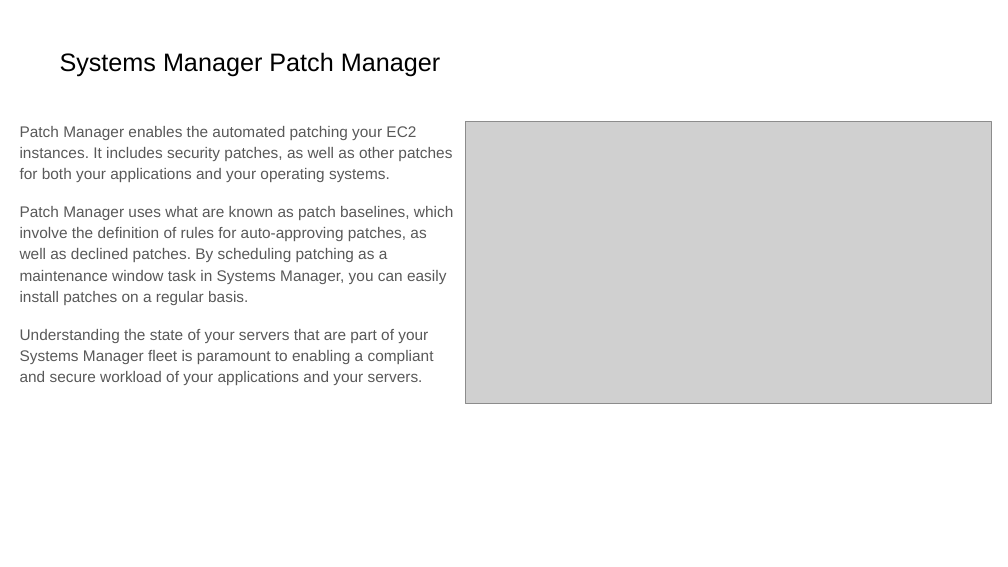
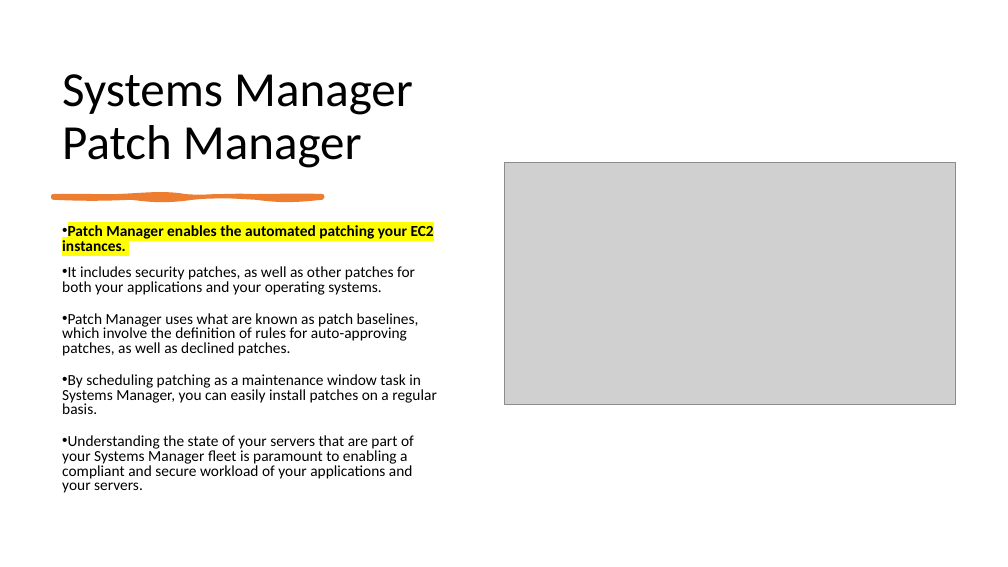
Before and after one commit to IlyaChakun/aws-iba-courses, a slide deck: slide 17 of lecture-materials/Managment&Governance/System-Manager/ssm.pptx (slide 12 before the commit). Drawn at 1008x567 pixels with LibreOffice and Linux fonts; fonts in the diff are those of the drawing; grey boxes stand for pictures. Boxes give left, top, right and bottom in pixels: in the first picture for what was removed or moved away, otherwise in the second. Text is boxed around its words. In the diff, an @@ line names an element or a change of style, - is before the commit and + after.

```diff
--- a/lecture-materials/Managment&Governance/System-Manager/ssm.pptx
+++ b/lecture-materials/Managment&Governance/System-Manager/ssm.pptx
@@ title "Systems Manager Patch Manager": place and size @@
-title "Systems Manager Patch Manager" at [60,52,440,77]
+title "Systems Manager Patch Manager" at [62,74,413,168]
@@ title "Systems Manager Patch Manager" at [62,74,413,168]: size 18 to 35 pt, font Arial to Calibri; vertical alignment middle to bottom @@
@@ picture: place and size @@
-picture at [465,122,991,404]
+picture at [504,162,956,404]
@@ freeform shape added at [53,197,323,198], fill #ED7D31, outline #ED7D31 3 pt @@
@@ text "Patch Manager enables the automated ...": place and size @@
-text "Patch Manager enables the automated ..." at [20,126,453,385]
+text "Patch Manager enables the automated ..." at [62,225,436,493]
@@ text at [62,225,436,414]: text changed; font Arial to Calibri; text colour #595959 to #000000 @@
-Patch Manager enables the automated patching your EC2 instances. It includes security patches, as well as other patches for both your applications and your operating systems.
-Patch Manager uses what are known as patch baselines, which involve the definition of rules for auto-approving patches, as well as declined patches. By scheduling patching as a maintenance window task in Systems Manager, you can easily install patches on a regular basis.
+• Patch Manager enables the automated patching your EC2 instances.
+• It includes security patches, as well as other patches for both your applications and your operating systems.
+• Patch Manager uses what are known as patch baselines, which involve the definition of rules for auto-approving patches, as well as declined patches.
+• By scheduling patching as a maintenance window task in Systems Manager, you can easily install patches on a regular basis.
@@ text at [62,435,414,493]: font Arial to Calibri, text colour #595959 to #000000 in "Understanding the state of your servers that ..."; bullet none to •; line spacing 1.15 to 0.8 @@
```
Also in this commit, not shown: 15 other slides changed, 10 slides added, 2 slides removed, 24 other files.
